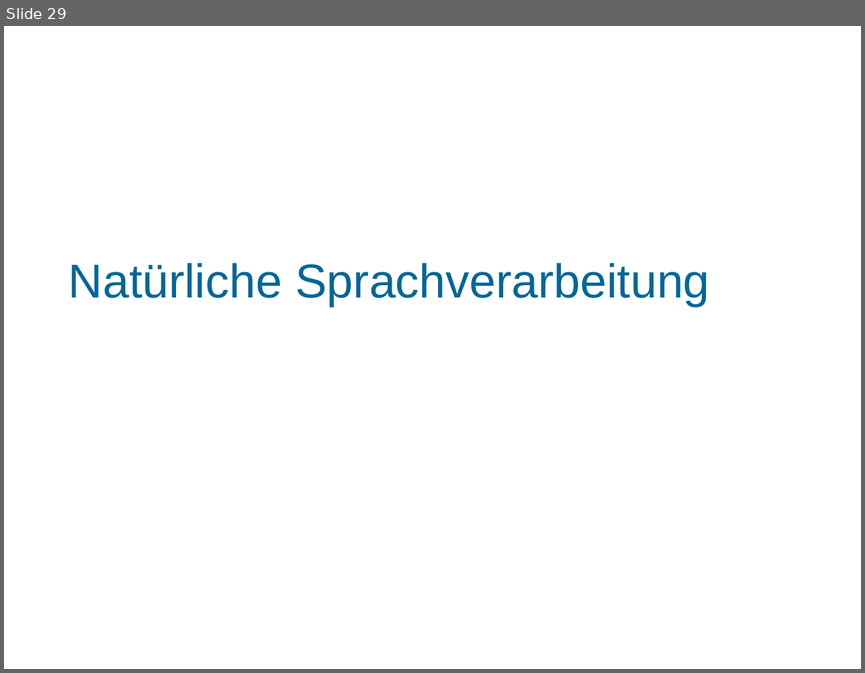
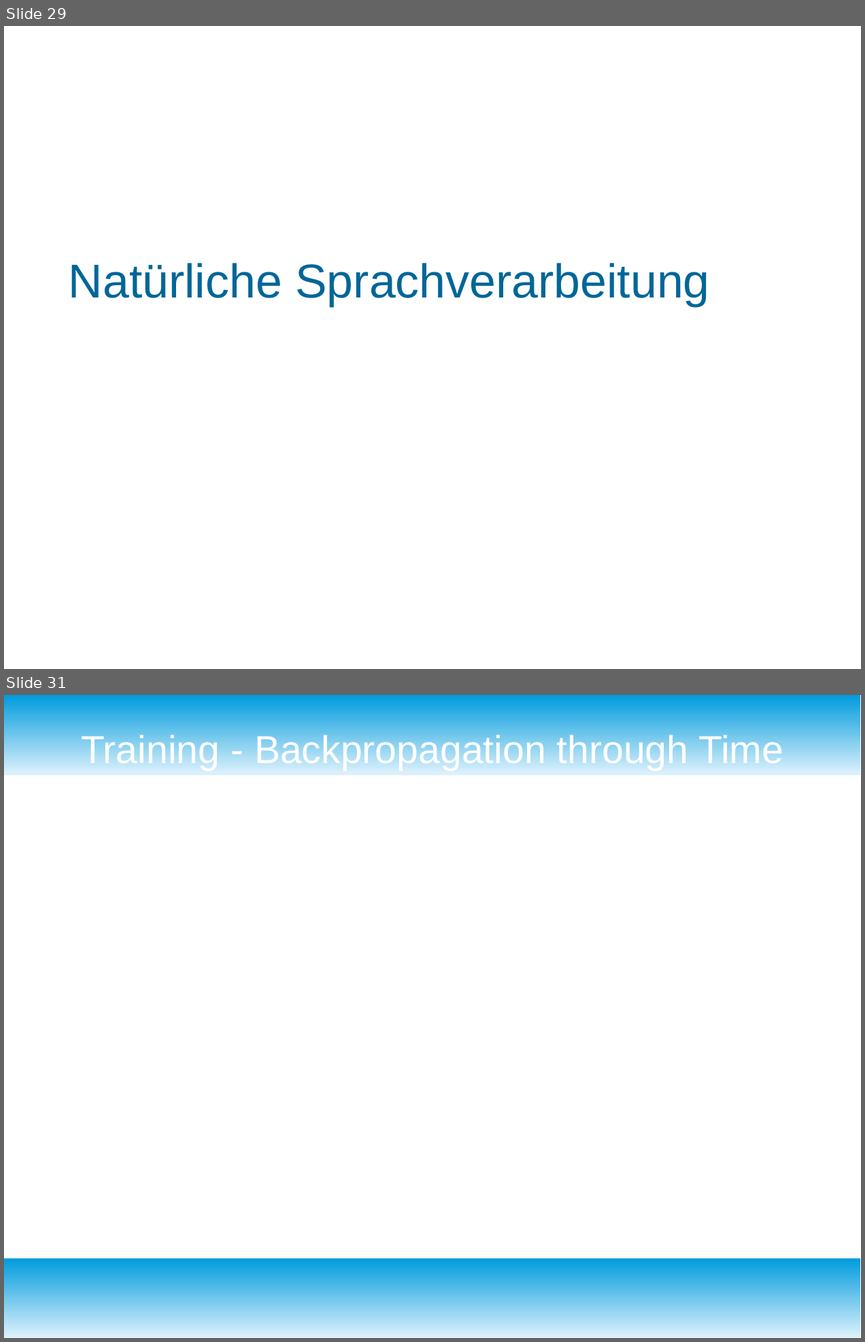
Before and after one commit to fnehmer/haw-is-assignment, a slide deck: Präsentation/is_praesentation.odp. Shown one above the other, each under a label of ours: slide 29 before the commit, slides 29 and 31 after it; the slides between them are not shown. The pictures are 865x673 and 865x1342 pixels, drawn with LibreOffice and Linux fonts; fonts in the diff are those of the drawing; background and template pictures are left out. Boxes give left, top, right and bottom in pixels: in the first picture for what was removed or moved away, otherwise in the second. Text is boxed around its words. In the diff, an @@ line names an element or a change of style, - is before the commit and + after.

```diff
--- a/Präsentation/is_praesentation.odp
+++ b/Präsentation/is_praesentation.odp
@@ slide 31 added at (x1=4, y1=695, x2=861, y2=1338), background #FFFFFF @@
@@ rectangle added at (x1=4, y1=695, x2=861, y2=775), fill gradient #DFF2FC to #009BDD @@
@@ title added at (x1=81, y1=732, x2=783, y2=770), 36 pt, text #FFFFFF @@
+Training - Backpropagation through Time
@@ rectangle added at (x1=4, y1=1258, x2=861, y2=1338), fill gradient #DFF2FC to #009BDD @@
```
Also in this commit, not shown: 2 slides changed, 1 other slide added, 1 other file.
